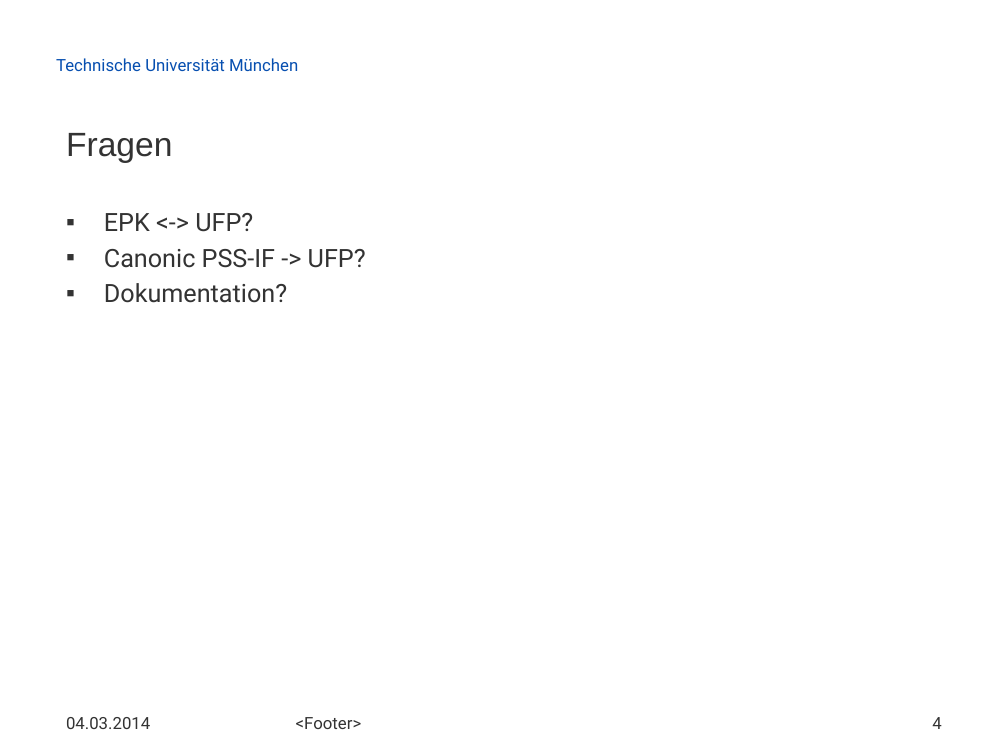
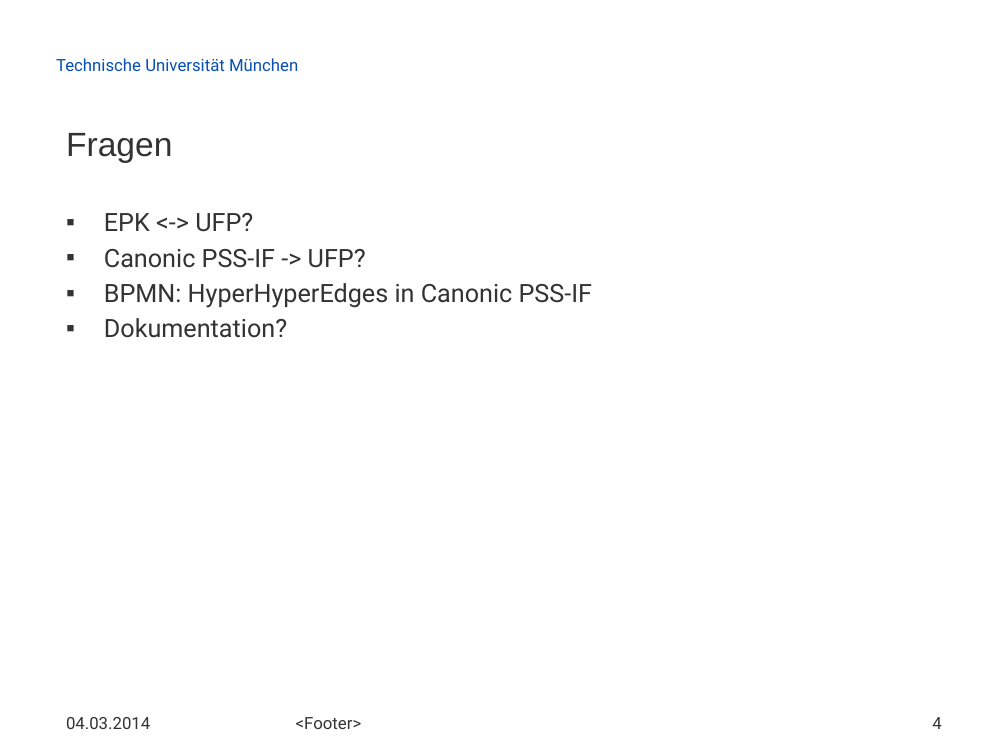
Before and after one commit to radke-tum/idp, a slide deck: slide 4 of pssif/doc/weeklies/weekly_2014-03-05.pptx. Drawn at 1008x756 pixels with LibreOffice and Linux fonts; fonts in the diff are those of the drawing; background and template pictures are left out. Boxes give left, top, right and bottom in pixels: in the first picture for what was removed or moved away, otherwise in the second. Text is boxed around its words. In the diff, an @@ line names an element or a change of style, - is before the commit and + after.

Commit message:
Weekly: Questions update.

```diff
--- a/pssif/doc/weeklies/weekly_2014-03-05.pptx
+++ b/pssif/doc/weeklies/weekly_2014-03-05.pptx
@@ text at (x1=104, y1=283, x2=592, y2=308): paragraph added @@
+▪ BPMN: HyperHyperEdges in Canonic PSS-IF
```
